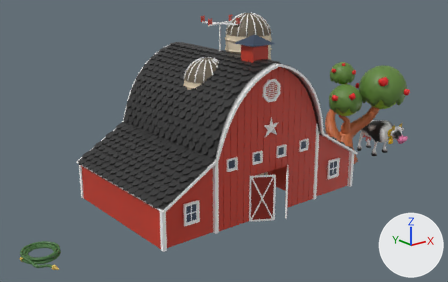
Before and after pictures for a commit that changed the glTF model ggj-2026-unity/Assets/Models/Props/Jessie_Props.glb.
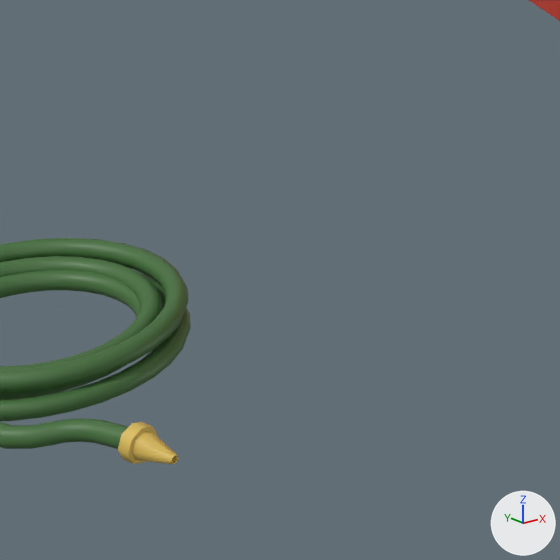
The first picture shows the older version from a 50 mm camera at (-8.33, -10.27, 5.43) aimed at (0.22, 0.41, 1.16). The close-ups show both versions on the part from 8% to 24% of the width and 75% to 100% of the height of that picture; other places that the commit changed are outside them. Lighting does not change. The marker at lower right points along +X, +Y and +Z.

In view in the first close-up: 'hose'.
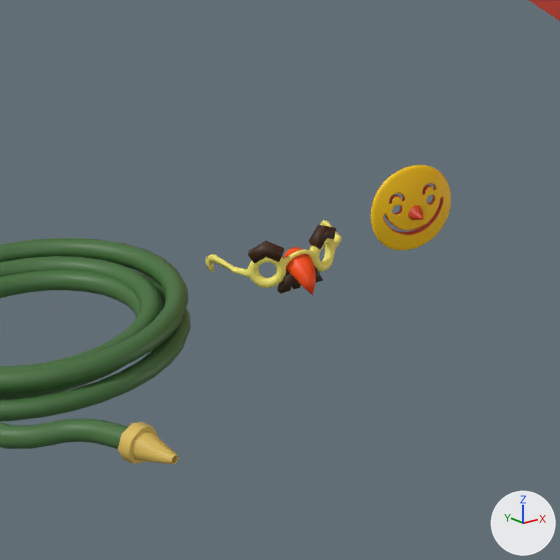
Changed parts and their boxes (x1, y1, x2, y2) in the close-ups (560 x 560 px):
'mask_1', added
    after: (371, 165, 451, 250)
'mask_3', added
    after: (206, 220, 342, 295)

The change, as a diff of the scene's bpy script:
```diff
--- a/ggj-2026-unity/Assets/Models/Props/Jessie_Props.glb.py
+++ b/ggj-2026-unity/Assets/Models/Props/Jessie_Props.glb.py
@@ me_mask_3 @@
+me_mask_3.from_pydata(...)  # 466 vertices, 920 faces; spans x -0.154..0.154, y -0.203..0.055, z -0.036..0.095
+me_mask_3.materials.append(mat_defaultmaterial_008)
@@ me_mask_1 @@
+me_mask_1.from_pydata(...)  # 3614 vertices, 7240 faces; spans x -0.108..0.108, y -0.055..0.018, z -0.111..0.111
+me_mask_1.materials.append(mat_defaultmaterial_006)
@@ ob_mask_3 @@
+ob_mask_3 = bpy.data.objects.new('mask_3', me_mask_3)
+ob_mask_3.location = (-3.86, 0.0, 0.0)
@@ ob_mask_1 @@
+ob_mask_1 = bpy.data.objects.new('mask_1', me_mask_1)
+ob_mask_1.location = (-3.491, 0.0, 0.0)
```
